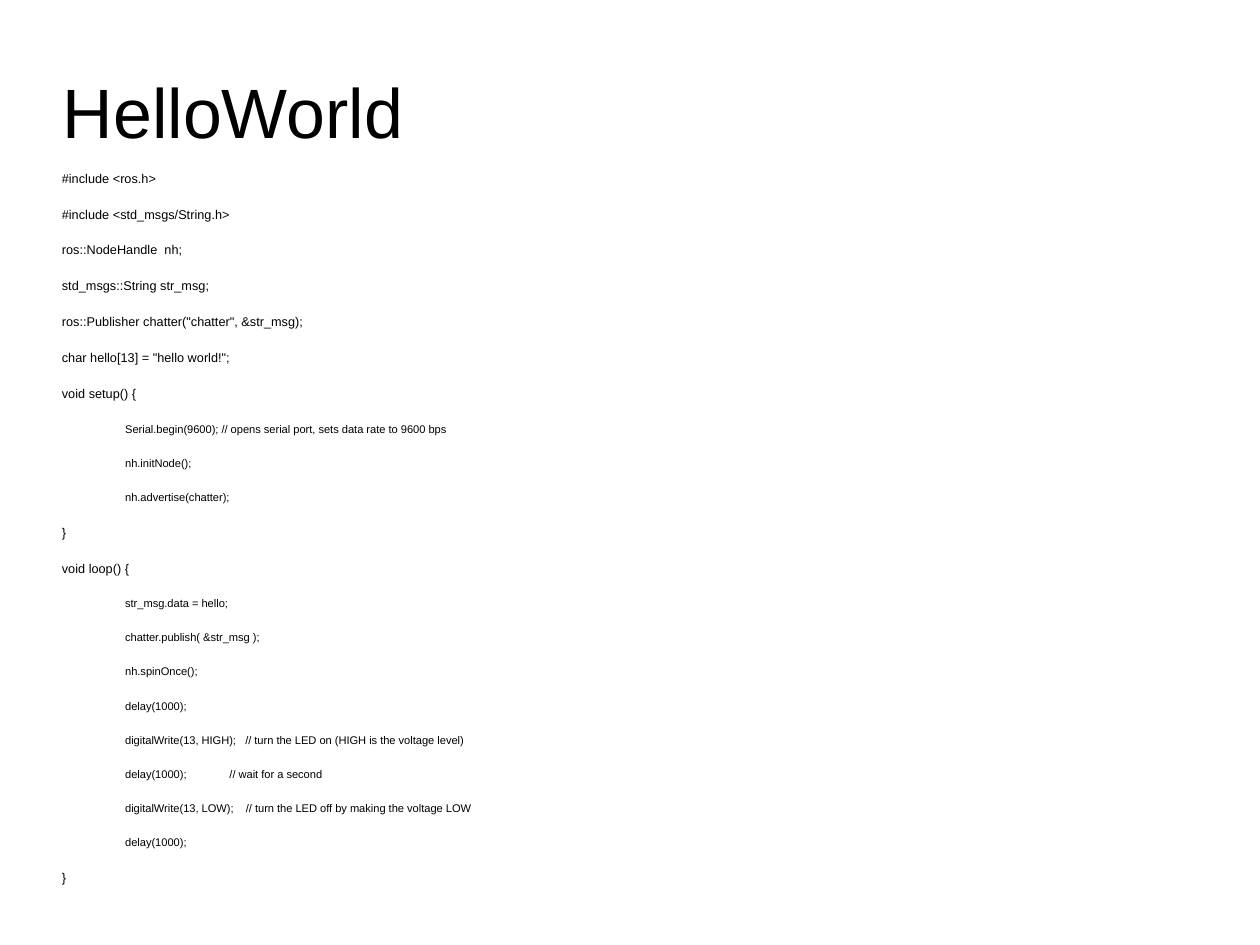
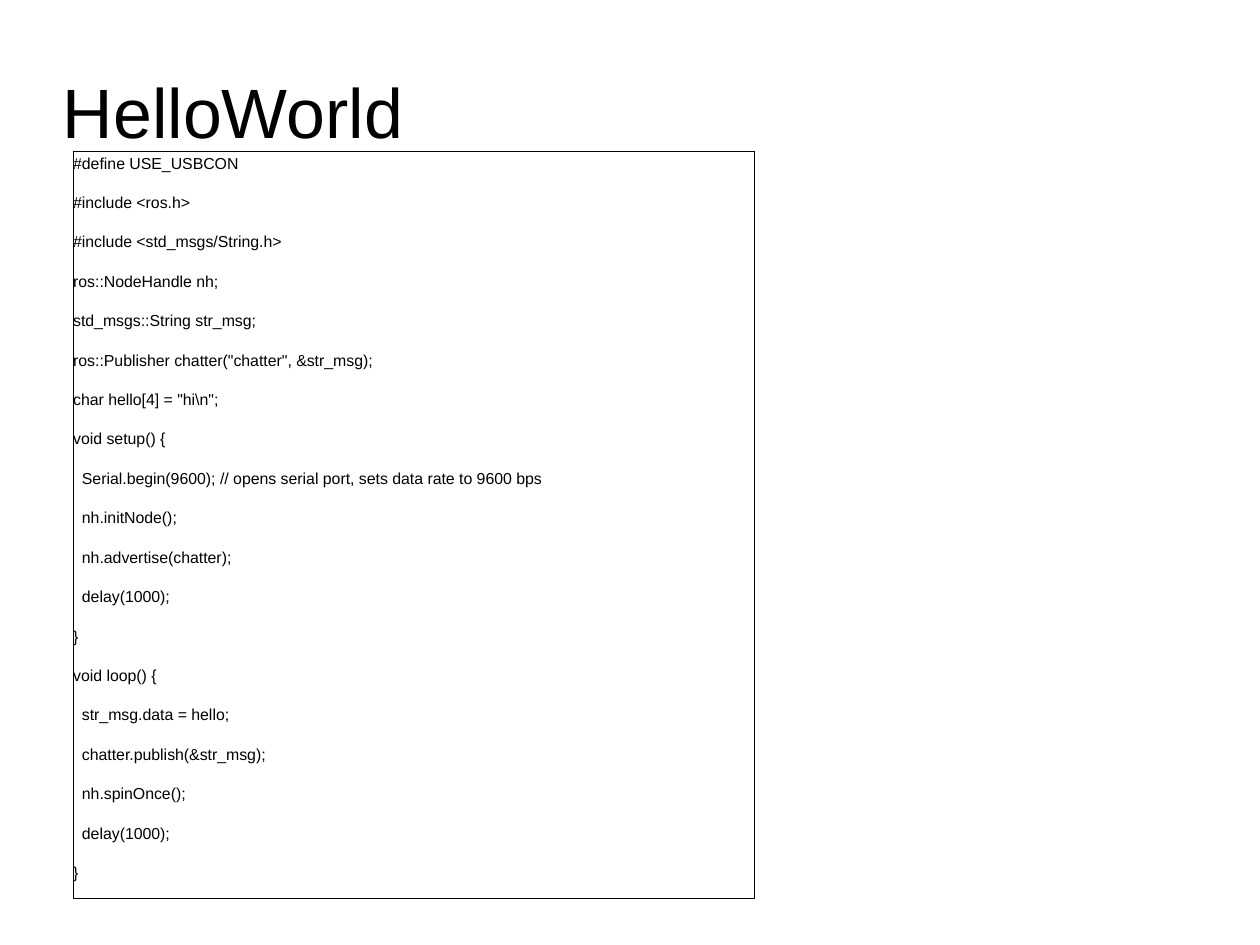
Before and after one commit to usedtolove/ros-study, a slide deck: slide 5 of docs/2.Intermediate/01.serial.ppt (slide 3 before the commit). Drawn at 1260x945 pixels with LibreOffice and Linux fonts; fonts in the diff are those of the drawing. Boxes give left, top, right and bottom in pixels: in the first picture for what was removed or moved away, otherwise in the second. Text is boxed around its words. In the diff, an @@ line names an element or a change of style, - is before the commit and + after.

Commit message:
update helloWorld ppt

```diff
--- a/docs/2.Intermediate/01.serial.ppt
+++ b/docs/2.Intermediate/01.serial.ppt
@@ text in rectangle at (73, 156, 238, 173): paragraph added @@
+#define USE_USBCON
@@ rectangle "#define USE_USBCON": place and size @@
-rectangle "#define USE_USBCON" at (62, 173, 471, 815)
+rectangle "#define USE_USBCON" at (73, 152, 755, 900)
@@ rectangle "#define USE_USBCON" at (73, 152, 755, 900): outline none to #000000 0.74 pt @@
@@ text in rectangle at (73, 195, 542, 843): size 8 to 10 pt in "#include <ros.h>", "#include <std_msgs/String.h>", "ros::NodeHandle nh;", "std_msgs::String str_msg;" and 5 more places; size 7 to 10 pt in "Serial.begin(9600); // opens serial port, sets data ...", "nh.initNode();", "nh.advertise(chatter);", "str_msg.data = hello;" and 2 more places; list level 2 to 1 in "Serial.begin(9600); // opens serial port, ..."; list level 2 to 1 in "nh.initNode();"; list level 2 to 1 in "nh.advertise(chatter);"; list level 2 to 1 in "str_msg.data = hello;"; list level 2 to 1 in "nh.spinOnce();"; list level 2 to 1 in "delay(1000);" @@
@@ text in rectangle at (73, 392, 218, 409): text changed; size 8 to 10 pt @@
-char hello[13] = "hello world!";
+char hello[4] = "hi\n";
@@ text in rectangle at (82, 590, 170, 606): paragraph added @@
+delay(1000);
@@ text in rectangle at (82, 748, 266, 764): text changed; size 7 to 10 pt @@
-  chatter.publish( &str_msg );
+chatter.publish(&str_msg);
@@ text in rectangle at (125, 736, 471, 815): paragraphs removed @@
-  digitalWrite(13, HIGH); // turn the LED on (HIGH is the voltage level)
-  delay(1000); // wait for a second
-  digitalWrite(13, LOW); // turn the LED off by making the voltage LOW
-  delay(1000);
```
Also in this commit, not shown: 3 other slides changed, 3 slides added, 3 slides removed, 5 other files.
